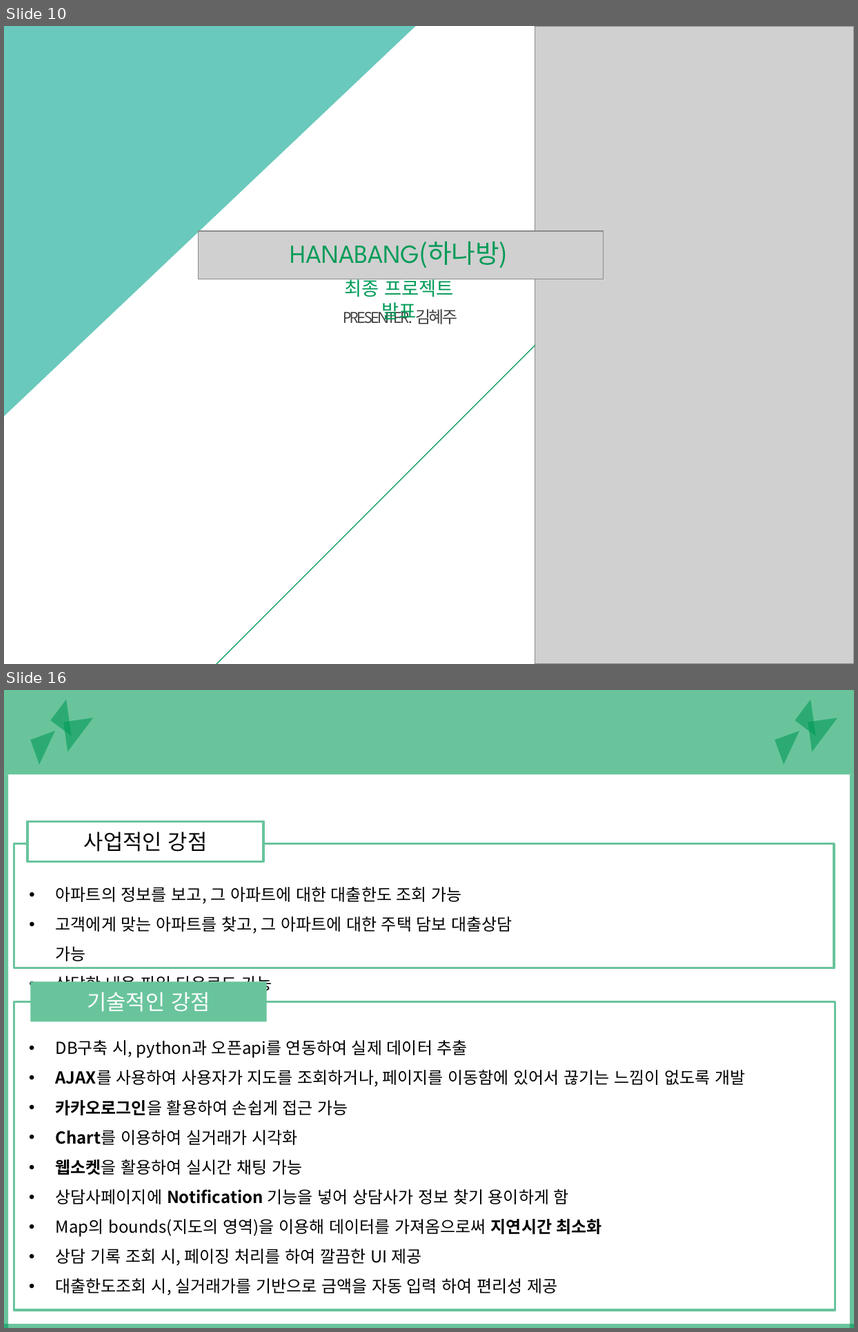
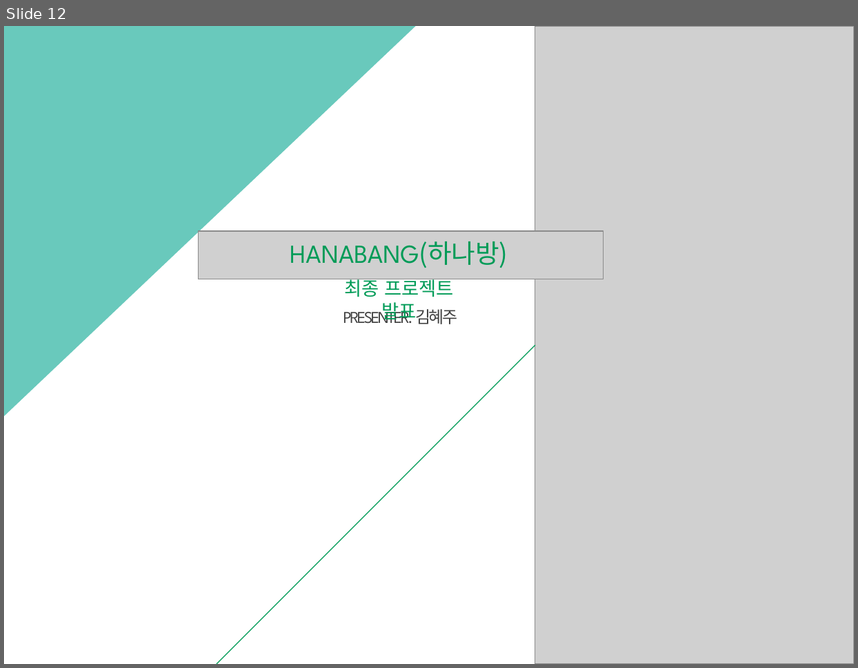
Before and after one commit to koposoftware/2020_1_hjkim, a slide deck: gitDoc/최종프로젝트발표.pptx. Shown one above the other, each under a label of ours: slides 10 and 16 before the commit, slide 12 after it; the slides between them are not shown. The pictures are 858x1332 and 858x668 pixels, drawn with LibreOffice and Linux fonts; fonts in the diff are those of the drawing; grey boxes stand for pictures. Boxes give left, top, right and bottom in pixels: in the first picture for what was removed or moved away, otherwise in the second. Text is boxed around its words. In the diff, an @@ line names an element or a change of style, - is before the commit and + after.

Commit message:
[ Add ] 최종발표 ppt 업로드

```diff
--- a/gitDoc/최종프로젝트발표.pptx
+++ b/gitDoc/최종프로젝트발표.pptx
@@ slide 16 removed at (4,690,854,1328), background #FFFFFF @@
@@ rectangle removed at (4,690,854,774) @@
@@ right triangle removed at (51,699,87,736) @@
@@ text removed at (94,708,147,793) @@
-4
@@ right triangle removed at (795,699,832,736) @@
@@ right triangle removed at (30,731,64,765) @@
@@ right triangle removed at (63,718,97,751) @@
@@ right triangle removed at (775,731,809,765) @@
@@ right triangle removed at (808,718,842,751) @@
@@ rectangle removed at (4,774,8,1328) @@
@@ rectangle removed at (850,774,854,1328) @@
@@ rectangle removed at (27,822,264,862) @@
-사업적인 강점
@@ rectangle removed at (14,844,835,968) @@
@@ text removed at (56,887,513,994) @@
-• 아파트의 정보를 보고, 그 아파트에 대한 대출한도 조회 가능
-• 고객에게 맞는 아파트를 찾고, 그 아파트에 대한 주택 담보 대출상담 가능
-• 상담한 내용 파일 다운로드 가능
@@ rectangle removed at (30,982,267,1021) @@
-기술적인 강점
@@ rectangle removed at (14,1001,835,1310) @@
@@ text removed at (56,1040,745,1295) @@
-• DB구축 시, python과 오픈api를 연동하여 실제 데이터 추출
-• AJAX를 사용하여 사용자가 지도를 조회하거나, 페이지를 이동함에 있어서 끊기는 느낌이 없도록 개발
-• 카카오로그인을 활용하여 손쉽게 접근 가능
-• Chart를 이용하여 실거래가 시각화
-• 웹소켓을 활용하여 실시간 채팅 가능
-• 상담사페이지에 Notification 기능을 넣어 상담사가 정보 찾기 용이하게 함
-• Map의 bounds(지도의 영역)을 이용해 데이터를 가져옴으로써 지연시간 최소화
-• 상담 기록 조회 시, 페이징 처리를 하여 깔끔한 UI 제공
-• 대출한도조회 시, 실거래가를 기반으로 금액을 자동 입력 하여 편리성 제공
@@ text removed at (108,1040,379,1236) @@
-하나방의 강점
@@ rectangle removed at (4,1323,854,1328) @@
@@ what was slide 10 is now slide 12 @@
```
Also in this commit, not shown: 3 slides changed, 2 slides added, 5 other slides removed.
